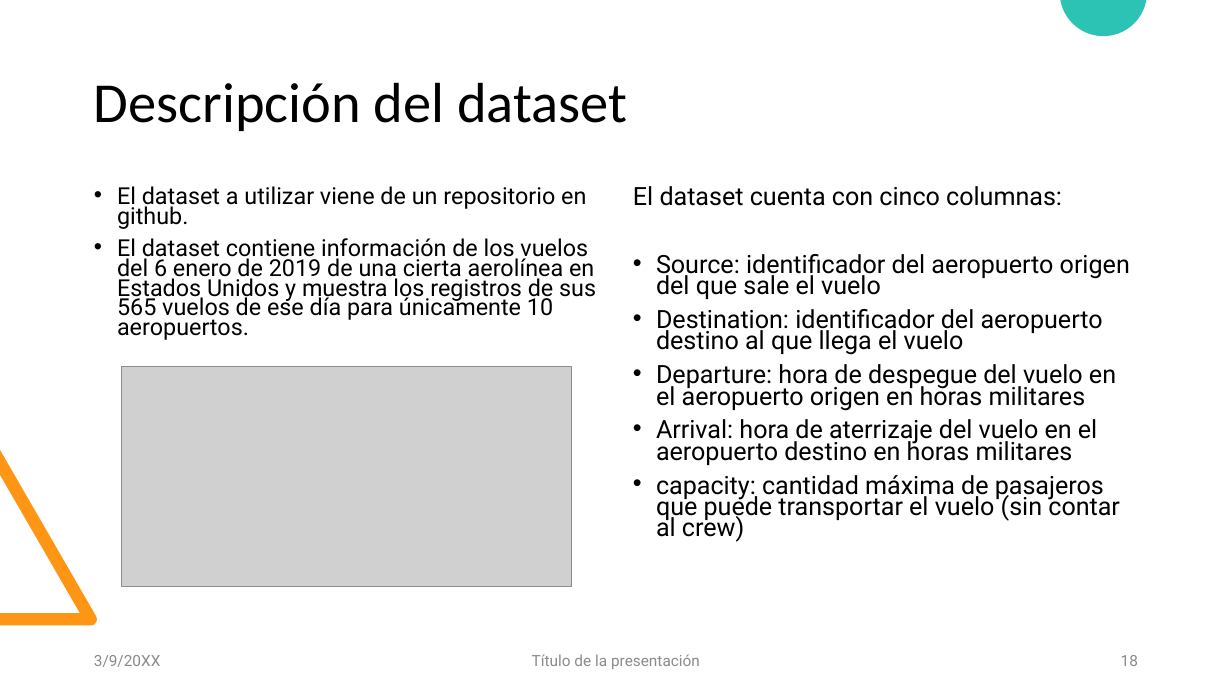
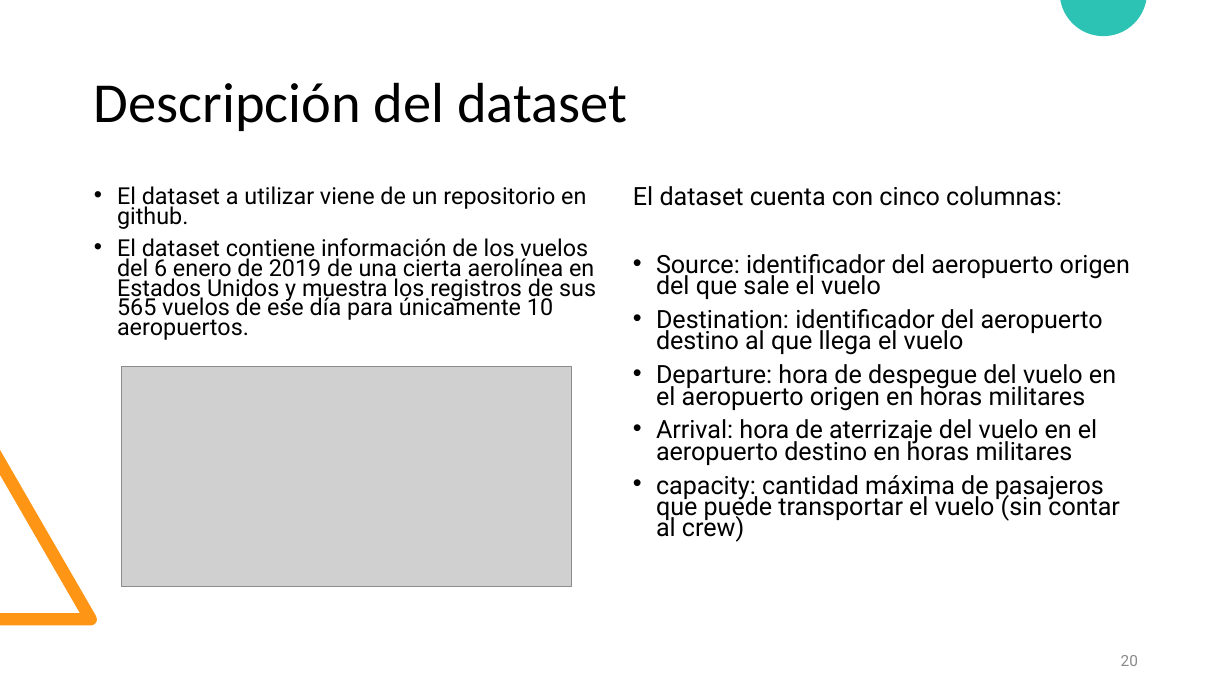
Before and after one commit to diramtz/ProyectoFinal_MaxFlow, a slide deck: slide 20 of documentos/Presentacion_ffmf.pptx (slide 18 before the commit). Drawn at 1232x693 pixels with LibreOffice and Linux fonts; fonts in the diff are those of the drawing; grey boxes stand for pictures. Boxes give left, top, right and bottom in pixels: in the first picture for what was removed or moved away, otherwise in the second. Text is boxed around its words. In the diff, an @@ line names an element or a change of style, - is before the commit and + after.

```diff
--- a/documentos/Presentacion_ffmf.pptx
+++ b/documentos/Presentacion_ffmf.pptx
@@ text removed at <box>94,655,161,667</box> @@
-3/9/20XX
@@ text removed at <box>532,654,700,669</box> @@
-Título de la presentación
@@ page number at <box>1121,655,1138,666</box>: text changed @@
-18
+20
```
Also in this commit, not shown: 8 other slides changed, 2 slides added.
